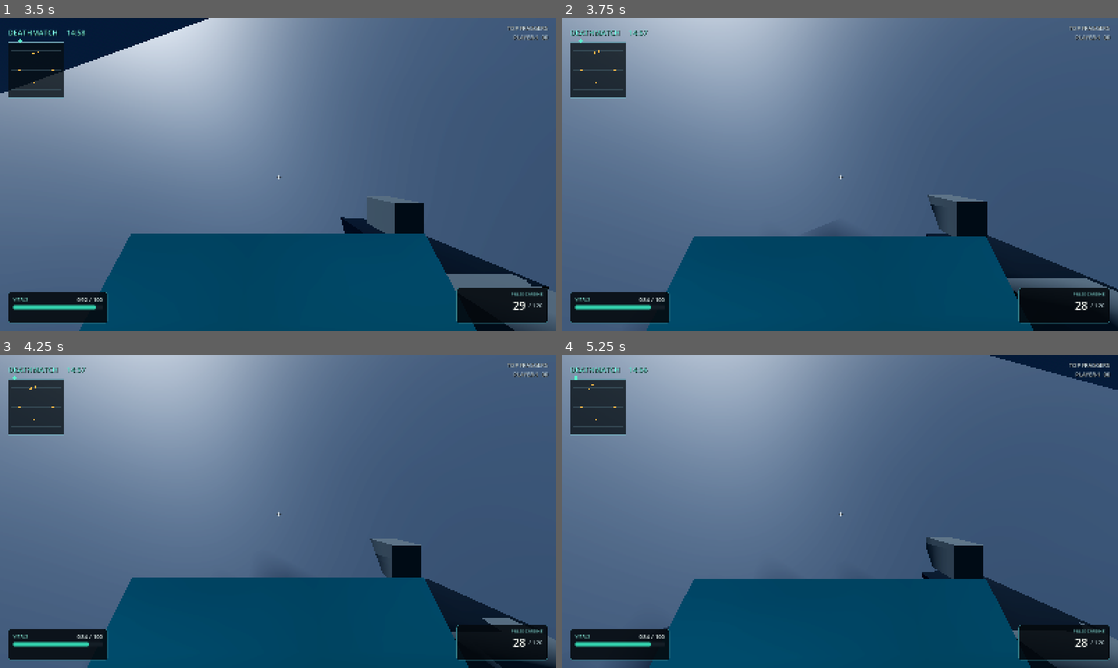
Above: before the commit, frames 1-4 (two rows, left to right).
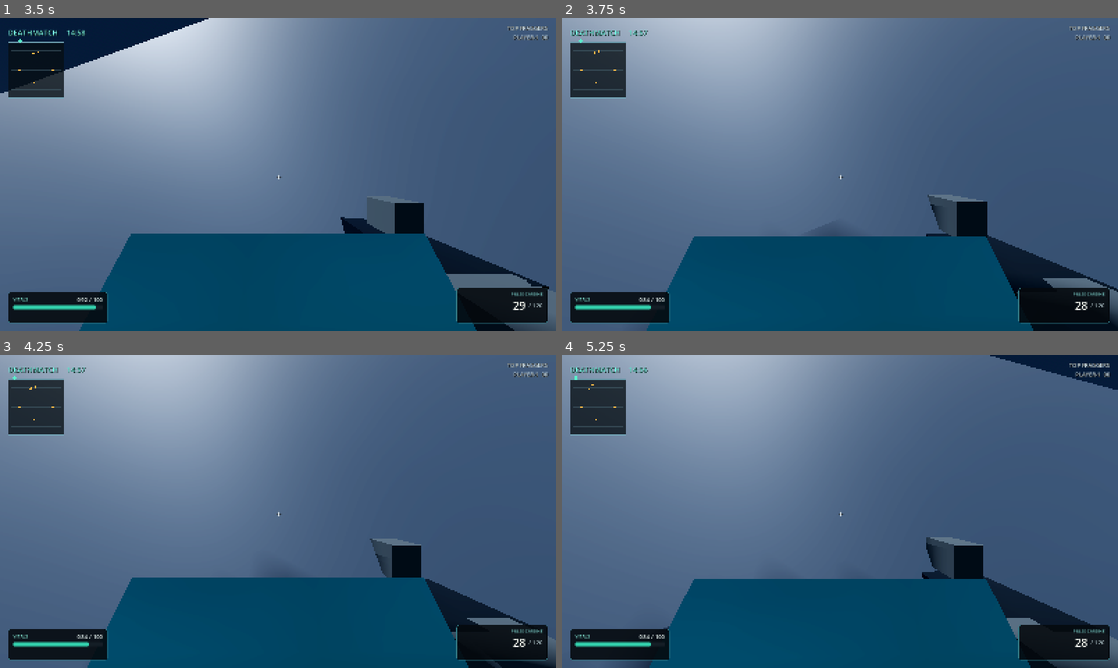
Above: after the commit, the same moments.

Repository: HazelTheSquirrel/Grimholt-Test
Game: Godot game, scene res://scenes/main.tscn
Same seed, same stepped clock (60 frames per second), same inputs: the game is played once before the commit and once after it.
Inputs (mouse positions are in pixels of both pictures, inside the frame that each line leads up to):
- Up to frame 1 (3.5 s): click "START SOLO GAME" at 0.5 s; tap Enter at 1.25, 2.85 s; move the mouse to (272, 180) at 1.27 s; hold Ctrl (crouch) 1.28-2.03 s; hold W (move_forward) from 1.28 s (still down); click (272, 180) at 1.42 s; tap Space (jump) at 1.52, 2.27 s; move the mouse to (316, 177) at 2.02 s; tap C at 2.1 s; move the mouse to (233, 171) at 2.77 s
- Up to frame 2 (3.75 s): move the mouse to (845, 174) at 3.52 s; release W (move_forward) at 3.53 s; hold A (move_left) from 3.53 s (still down); tap Keypad Enter at 3.6 s; click (845, 174) at 3.67 s
- Up to frame 3 (4.25 s): keep holding A (move_left); tap Space (jump) at 3.77 s
- Up to frame 4 (5.25 s): move the mouse to (817, 505) at 4.27 s; release A (move_left) at 4.28 s; hold W (move_forward) from 4.28 s (still down); tap Tab at 4.35 s; tap Space (jump) at 4.52 s; move the mouse to (867, 511) at 5.02 s; tap 1 at 5.1 s

Frame 1 is identical in both runs. In frame 2, 0.2% of the frame differs, in the area x 80-89%, y 72-88%; in frame 3, less than 0.1%; in frame 4, 0.1%.

Commit message:
Remove obstructive central platform from arena

Diff:
--- a/Grimholt/scenes/shooter/arena.tscn
+++ b/Grimholt/scenes/shooter/arena.tscn
@@ -45,10 +45,6 @@
 size = Vector3(14, 1.4, 14)
 [sub_resource type="BoxShape3D" id="PlatformShape"]
 size = Vector3(14, 1.4, 14)
-[sub_resource type="BoxMesh" id="CenterPlatformMesh"]
-size = Vector3(9, 0.8, 9)
-[sub_resource type="BoxShape3D" id="CenterPlatformShape"]
-size = Vector3(9, 0.8, 9)
 [sub_resource type="StandardMaterial3D" id="PlatformMat"]
 albedo_color = Color(0.12, 0.17, 0.21, 1)
 metallic = 0.58
@@ -130,13 +126,6 @@
 [node name="Collision" type="CollisionShape3D" parent="WestWall"]
 shape = SubResource("WallShape")
 
-[node name="CenterHighGround" type="StaticBody3D" parent="."]
-position = Vector3(0, 2.7, 0)
-[node name="Mesh" type="MeshInstance3D" parent="CenterHighGround"]
-mesh = SubResource("CenterPlatformMesh")
-material_override = SubResource("PlatformMat")
-[node name="Collision" type="CollisionShape3D" parent="CenterHighGround"]
-shape = SubResource("CenterPlatformShape")
 
 [node name="WestHighGround" type="StaticBody3D" parent="."]
 position = Vector3(-20, 2.2, 0)
Not shown: 1 places in Grimholt/scenes/shooter/arena.tscn that only renumber resources
